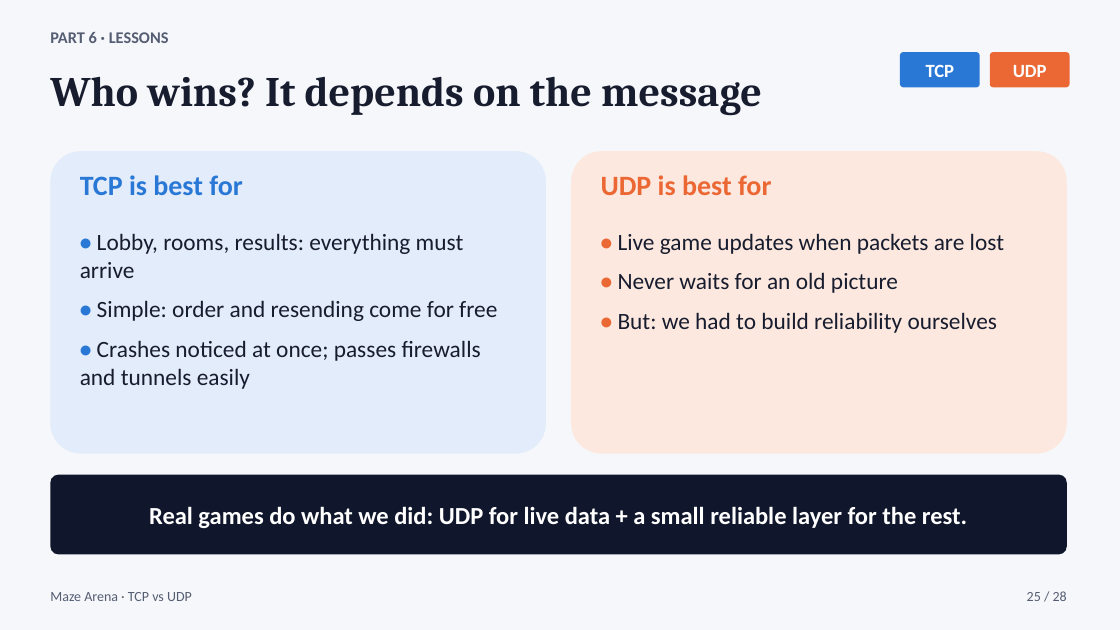
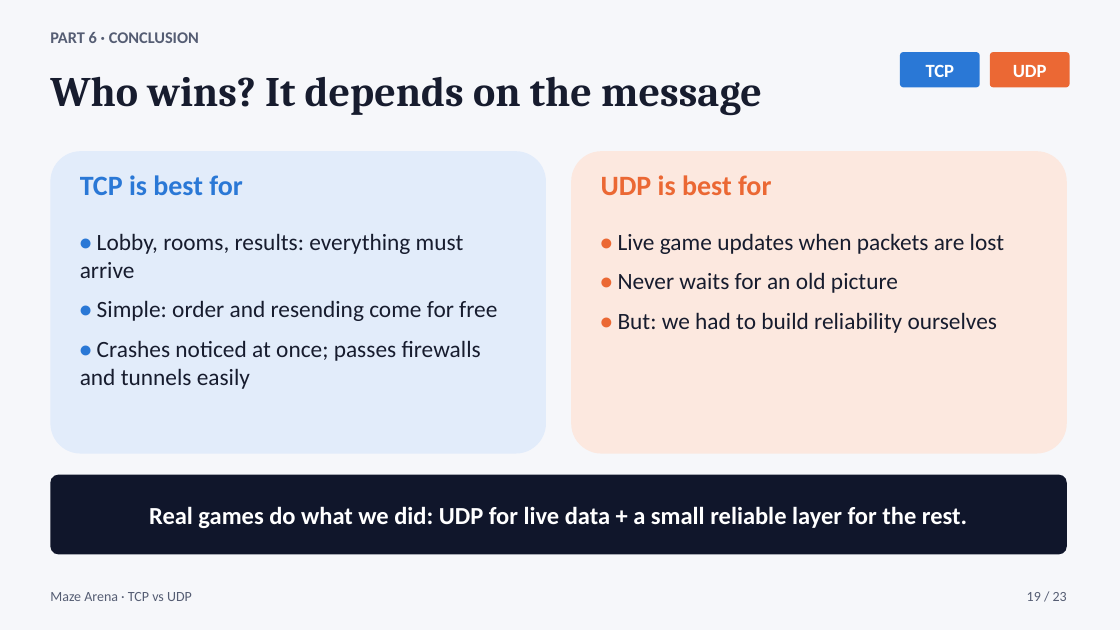
Before and after one commit to bayaCh05/maze-arena, a slide deck: slide 19 of slides/maze_arena_tcp_vs_udp.pptx (slide 25 before the commit). Drawn at 1120x630 pixels with LibreOffice and Linux fonts; fonts in the diff are those of the drawing. Boxes give left, top, right and bottom in pixels: in the first picture for what was removed or moved away, otherwise in the second. Text is boxed around its words. In the diff, an @@ line names an element or a change of style, - is before the commit and + after.

```diff
--- a/slides/maze_arena_tcp_vs_udp.pptx
+++ b/slides/maze_arena_tcp_vs_udp.pptx
@@ text at (50, 32, 199, 43): text changed @@
-PART 6 · LESSONS
+PART 6 · CONCLUSION
@@ text at (1027, 592, 1067, 601): text changed @@
-25 / 28
+19 / 23
```
Also in this commit, not shown: 19 other slides changed, 3 slides added, 8 slides removed, 9 other files.
